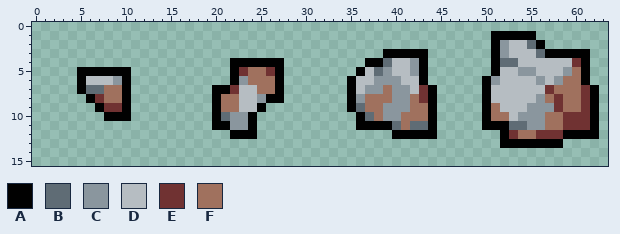
Pixel-art sprite -- sprites/enemies/SawTrap/sprSawTrapDebris.png. That is the earlier state.
The file is 64x16 pixels.
Palette (. is transparent): A #010101  B #5f6c75  C #8a969e  D #b6bdc2  E #703232  F #a0715e
Pixels before, first column x 5:
 1 ..............................................AAAAA.......
 2 ..............................................ACDDBA......
 3 ..................................AAAAA.......ACDDDBAAAAA.
 4 .................AAAAAA.........AABDDCA.......ABBDDDDDDEA.
 5 AAAAAA...........AEFFEA........ADBCDDCA.......ADDCCDDDCFA.
 6 ADDDCA...........ACFFFA.......ADDCCCDDA......ACDDDDCDCFFA.
 7 ABBFFA.........AAEDDFFA.......ADCCFCCDEA.....ADDDDDDEFFFEA
 8 .AEFFA.........AFFDDCAA.......ACFFFCCFEA.....ADDDDDCFEFFEA
 9 ..AEEA.........AFFDDA.........ABFFCCCFFA.....AFDDDCCCEFFEA
10 ...AAA.........ABCCA...........ABFCCFFFA.....AFFDCCCFFEEEA
11 ...............AACCA...........AAAABFBBA.....AAABBCCFFEEEA
12 .................AAA...............AAAAA.......AEFFEEEAAAA
13 ...............................................AAAAAAA....
The result:
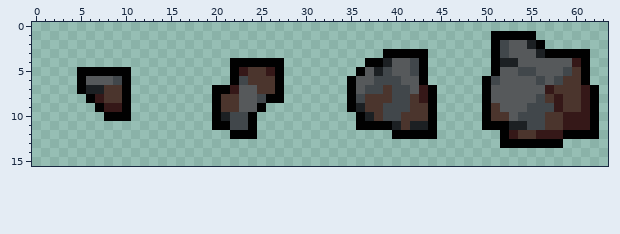
From old to new:
{"colour":"B","old":"#5f6c75","new":"#1c2023"}
{"colour":"C","old":"#8a969e","new":"#41474b"}
{"colour":"D","old":"#b6bdc2","new":"#56595b"}
{"colour":"E","old":"#703232","new":"#351818"}
{"colour":"F","old":"#a0715e","new":"#4b352d"}
{"label":"changed","picture_box":[491,40,590,139]}
{"label":"changed","picture_box":[356,58,428,130]}
{"label":"changed","picture_box":[221,67,275,130]}
{"label":"changed","picture_box":[86,76,122,112]}
